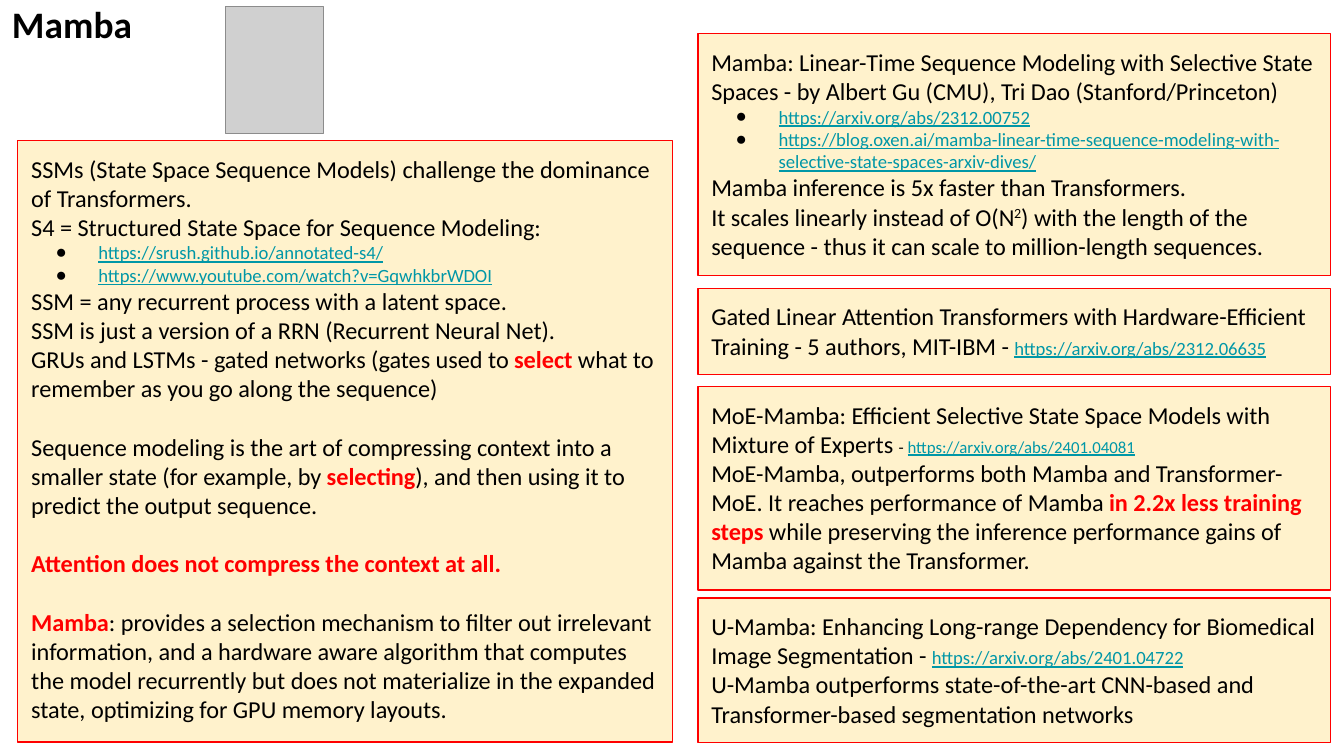
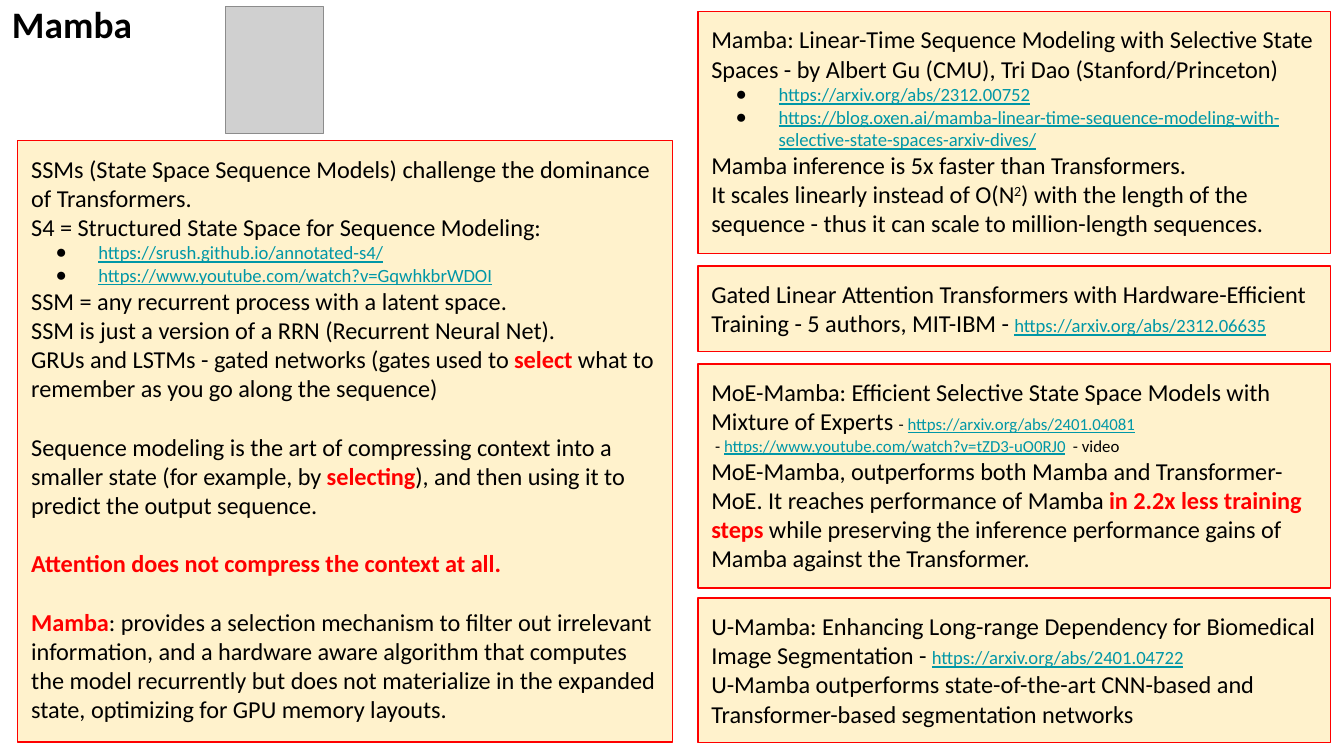
Before and after one commit to lselector/seminar, a slide deck: slide 3 of 2024/2024-01-12-AI-Updates.pptx. Drawn at 1344x756 pixels with LibreOffice and Linux fonts; fonts in the diff are those of the drawing; grey boxes stand for pictures. Boxes give left, top, right and bottom in pixels: in the first picture for what was removed or moved away, otherwise in the second. Text is boxed around its words. In the diff, an @@ line names an element or a change of style, - is before the commit and + after.

Commit message:
update

```diff
--- a/2024/2024-01-12-AI-Updates.pptx
+++ b/2024/2024-01-12-AI-Updates.pptx
@@ rectangle "Mamba: Linear-Time Sequence Modeling with ...": place and size @@
-rectangle "Mamba: Linear-Time Sequence Modeling with ..." at <box>698,34,1331,276</box>
+rectangle "Mamba: Linear-Time Sequence Modeling with ..." at <box>698,11,1331,253</box>
@@ rectangle "Gated Linear Attention Transformers with ...": place and size @@
-rectangle "Gated Linear Attention Transformers with ..." at <box>698,288,1331,374</box>
+rectangle "Gated Linear Attention Transformers with ..." at <box>698,266,1331,352</box>
@@ rectangle "MoE-Mamba: Efficient Selective State Space ...": place and size @@
-rectangle "MoE-Mamba: Efficient Selective State Space ..." at <box>698,387,1331,591</box>
+rectangle "MoE-Mamba: Efficient Selective State Space ..." at <box>698,364,1331,589</box>
@@ text in rectangle at <box>711,463,1302,571</box>: text changed @@
-MoE-Mamba, outperforms both Mamba and Transformer-MoE. It reaches performance of Mamba in 2.2x less training steps while preserving the inference performance gains of Mamba against the Transformer.
+- https://www.youtube.com/watch?v=tZD3-uO0RJ0 - video
+MoE-Mamba, outperforms both Mamba and Transformer-MoE. It reaches performance of Mamba in 2.2x less training steps while preserving the inference performance gains of Mamba against the Transformer.
```
Also in this commit, not shown: 1 other slide changed, 1 slide added.
